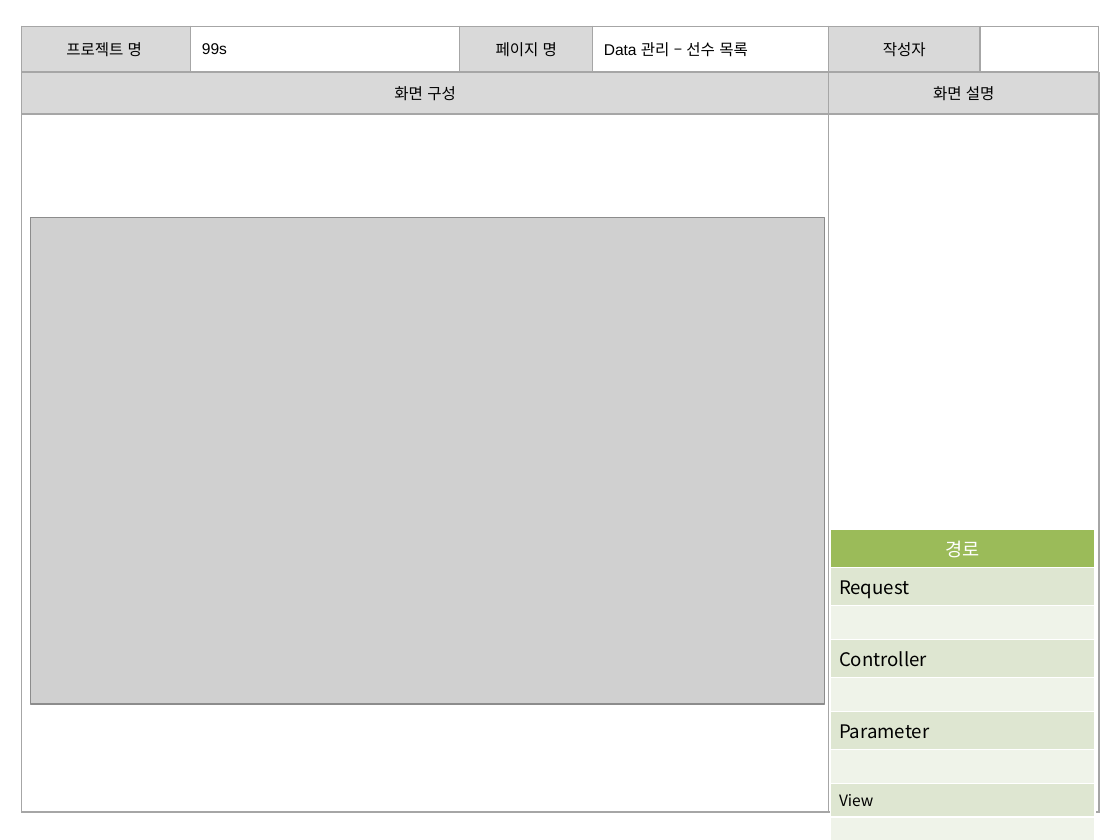
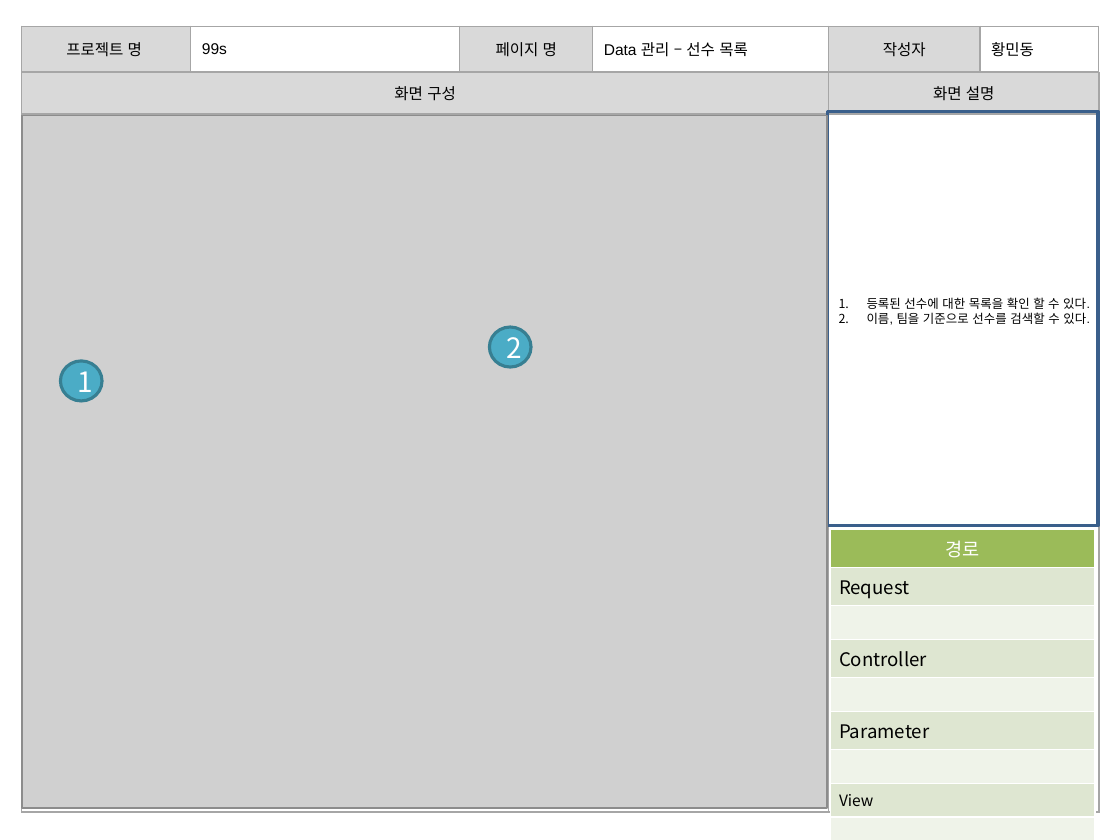
Before and after one commit to banana1531/ggs, a slide deck: slide 13 of doc/0.공용폴더/07 스토리보드/스토리보드 - 관리자 페이지.pptx (slide 11 before the commit). Drawn at 1120x840 pixels with LibreOffice and Linux fonts; fonts in the diff are those of the drawing; grey boxes stand for pictures. Boxes give left, top, right and bottom in pixels: in the first picture for what was removed or moved away, otherwise in the second. Text is boxed around its words. In the diff, an @@ line names an element or a change of style, - is before the commit and + after.

```diff
--- a/doc/0.공용폴더/07 스토리보드/스토리보드 - 관리자 페이지.pptx
+++ b/doc/0.공용폴더/07 스토리보드/스토리보드 - 관리자 페이지.pptx
@@ table at (21,26,1099,72) @@
-row 1, column 6: 
+row 1, column 6: 황민동
@@ picture: place and size @@
-picture at (31,217,825,704)
+picture at (22,115,828,808)
@@ rectangle added at (827,111,1098,525), outline #3A5F8C 2 pt, 8 pt, text #000000 @@
+1. 등록된 선수에 대한 목록을 확인 할 수 있다.
+2. 이름, 팀을 기준으로 선수를 검색할 수 있다.
@@ ellipse added at (489,327,531,367), fill #4BACC6, outline #377F92 2 pt, 18 pt, text #FFFFFF @@
+2
@@ ellipse added at (60,361,102,401), fill #4BACC6, outline #377F92 2 pt, 18 pt, text #FFFFFF @@
+1
```
Also in this commit, not shown: 11 other slides changed, 2 slides added.
